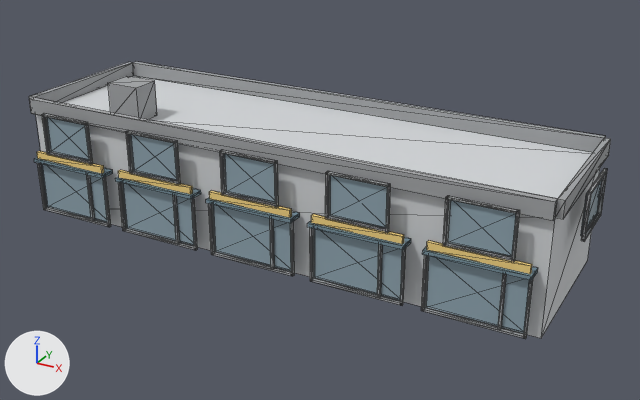
The glTF model public/buildings/commercial_3x1_a.glb as it was, and as the next commit left it.
One viewpoint serves both versions: a camera (50 mm lens) standing at (28.3, -26.1, 16.4) and looking at (12.2, 3.1, 1.8). The lights are fixed; the arrows at lower left show +X, +Y and +Z. The picture after the commit comes second. Mesh edges are drawn as thin lines. Vertices at exactly the same position are counted once.

Names of what the first picture shows: 'commercial_3x1_a_0'.
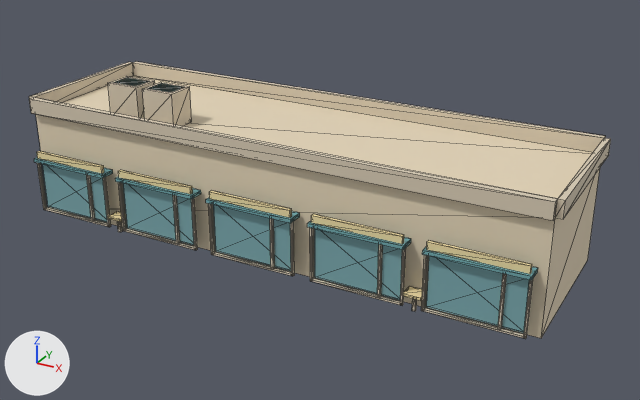
The change, as a diff of the scene's bpy script:
```diff
--- a/public/buildings/commercial_3x1_a.glb.py
+++ b/public/buildings/commercial_3x1_a.glb.py
@@ mat_commercial_3x1_a_wall @@
 mat_commercial_3x1_a_wall = principled_material('commercial_3x1_a_wall')
-mat_commercial_3x1_a_wall.base_color = (0.66, 0.68, 0.7)  # light grey #d4d7da
+mat_commercial_3x1_a_wall.base_color = (0.77, 0.66, 0.48)  # beige #e3d4b8
 mat_commercial_3x1_a_wall.roughness = 0.85
@@ mat_commercial_3x1_a_trim @@
 mat_commercial_3x1_a_trim = principled_material('commercial_3x1_a_trim')
-mat_commercial_3x1_a_trim.base_color = (0.363, 0.374, 0.385)  # grey #a2a5a7
+mat_commercial_3x1_a_trim.base_color = (0.69, 0.6, 0.46)  # beige #d8cbb5
 mat_commercial_3x1_a_trim.roughness = 0.85
@@ me_commercial_3x1_a_0 @@
 # used by ob_commercial_3x1_a_0; location = (0.0, 0.0, 0.0)
 # verts and faces of me_commercial_3x1_a_0; kept vertices keep their numbers, new ones are numbered from 836
-me_commercial_3x1_a_0.from_pydata(...)  # 836 vertices, 1272 faces; spans x -0.6..23.1, y -0.8..7.1, z 0.0..6.0
+me_commercial_3x1_a_0.from_pydata(...)  # 404 vertices, 616 faces; spans x -0.2..22.8, y -0.8..6.8, z 0.0..6.0
+# me_commercial_3x1_a_0 part 1: a new loose piece, a box spanning x 4.44..4.56, y -0.43..-0.31, z 0.0..0.65, in mat_commercial_3x1_a_trim (beige #d8cbb5)
+# me_commercial_3x1_a_0 part 2: a new loose piece, a box spanning x 17.94..18.06, y -0.43..-0.31, z 0.0..0.65, in mat_commercial_3x1_a_trim (beige #d8cbb5)
+# me_commercial_3x1_a_0 part 3: a new loose piece, a box spanning x 5.2..6.7, y 1.0..2.2, z 4.5..6.0, in mat_commercial_3x1_a_trim (beige #d8cbb5)
+# me_commercial_3x1_a_0 part 4: a new loose piece, a box spanning x 4.15..4.85, y -0.68..-0.1, z 0.65..0.76, in mat_commercial_3x1_a_sign (beige #f0dda6)
+# me_commercial_3x1_a_0 part 5: a new loose piece, a box spanning x 17.65..18.35, y -0.68..-0.1, z 0.65..0.76, in mat_commercial_3x1_a_sign (beige #f0dda6)
+# me_commercial_3x1_a_0 part 6: 60 loose pieces with 480 vertices, spanning x -0.6..23.1, y -0.6..7.1, z 2.9..4.7, are deleted
+# me_commercial_3x1_a_0 part 7
+verts[836] = (3.5, 1.1, 6.0)  # pixel (113, 82)
+verts[837] = (3.5, 2.0, 6.0)  # pixel (127, 77)
+verts[838] = (5.3, 1.1, 6.0)  # pixel (147, 88)
+verts[839] = (5.3, 2.0, 6.0)  # pixel (161, 83)
+for new, old in zip([*range(840, 844)], [*range(836, 840)]): verts[new] = verts[old] + (1.2, 0.0, 0.0)
+faces += [(836, 837, 841), (836, 841, 840), (838, 839, 843), (838, 843, 842)]  # mat_commercial_3x1_a_glass (cyan #7caaaf)
 me_commercial_3x1_a_0.materials.append(mat_commercial_3x1_a_wall)
```

Pixel boxes (x1, y1, x2, y2) of what changed, in the pictures (640 x 400 px):
'commercial_3x1_a_0', recoloured, reshaped (light grey to beige): (29, 61, 611, 339) in both
part 1 of me_commercial_3x1_a_0, added: after (117, 221, 123, 232)
part 2 of me_commercial_3x1_a_0, added: after (412, 299, 417, 311)
part 3 of me_commercial_3x1_a_0, added (beige): after (142, 82, 192, 126)
part 4 of me_commercial_3x1_a_0, added: after (108, 211, 126, 222)
part 5 of me_commercial_3x1_a_0, added: after (402, 286, 427, 301)
part 6 of me_commercial_3x1_a_0, deleted: before (42, 114, 607, 262)
part 7 of me_commercial_3x1_a_0, added: after (113, 77, 183, 92)
